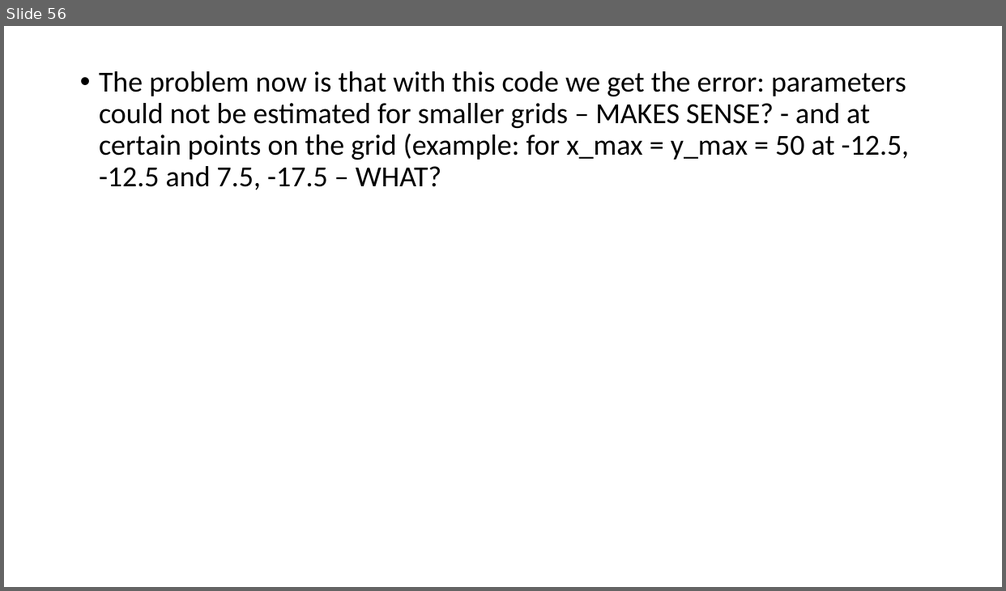
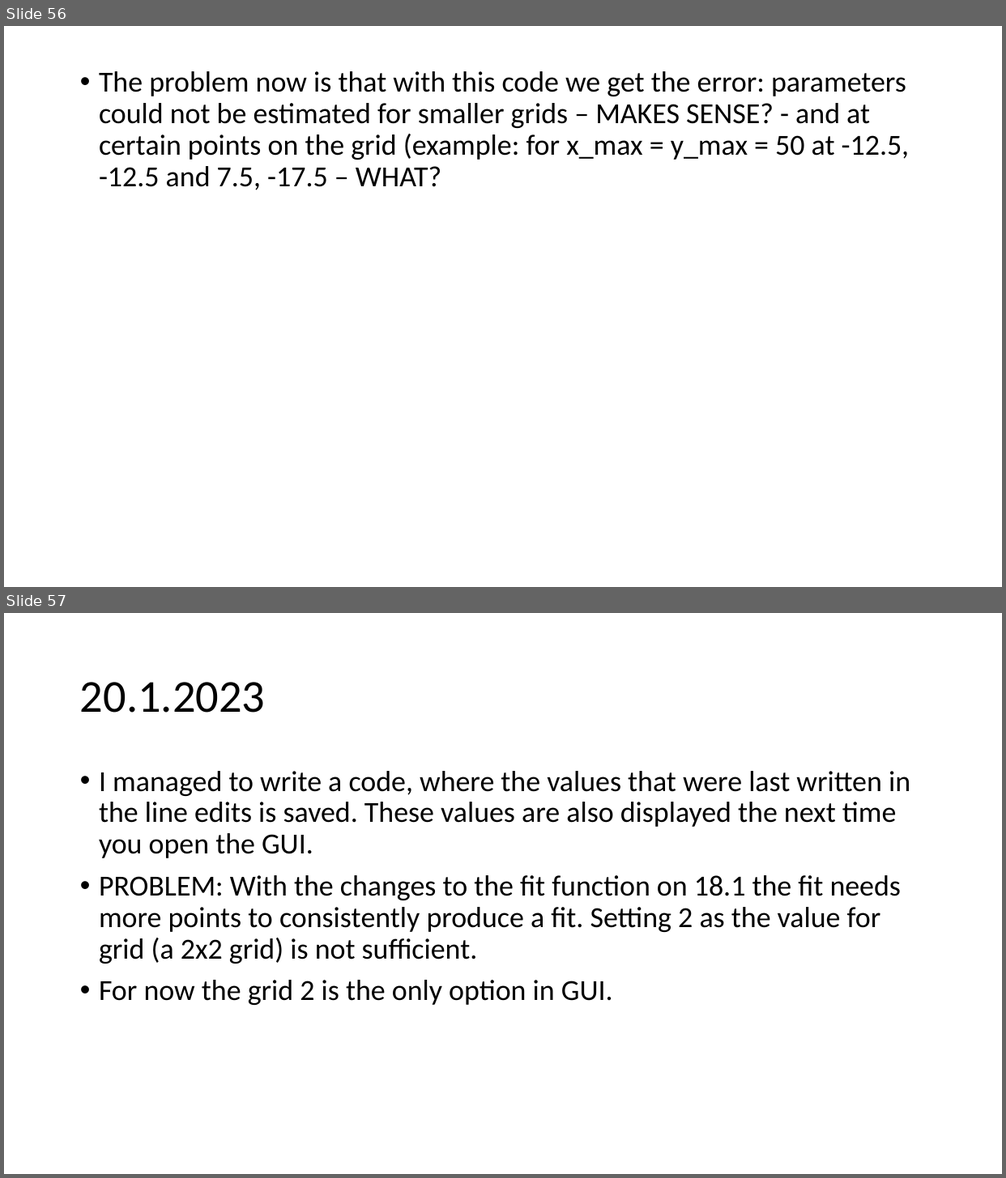
Before and after one commit to urhtrinko/DroneRadioactivity_student_job, a slide deck: reports/work_diary.pptx. Shown one above the other, each under a label of ours: slide 56 before the commit, slides 56 and 57 after it. The pictures are 1006x591 and 1006x1178 pixels, drawn with LibreOffice and Linux fonts; fonts in the diff are those of the drawing. Boxes give left, top, right and bottom in pixels: in the first picture for what was removed or moved away, otherwise in the second. Text is boxed around its words. In the diff, an @@ line names an element or a change of style, - is before the commit and + after.

```diff
--- a/reports/work_diary.pptx
+++ b/reports/work_diary.pptx
@@ slide 57 added at (4, 613, 1002, 1174), background #FFFFFF @@
@@ title added at (80, 682, 266, 713), 44 pt, text #000000 @@
+20.1.2023
@@ text added at (99, 771, 910, 1005), 28 pt, text #000000 @@
+• I managed to write a code, where the values that were last written in the line edits is saved. These values are also displayed the next time you open the GUI.
+• PROBLEM: With the changes to the fit function on 18.1 the fit needs more points to consistently produce a fit. Setting 2 as the value for grid (a 2x2 grid) is not sufficient.
+• For now the grid 2 is the only option in GUI.
```
